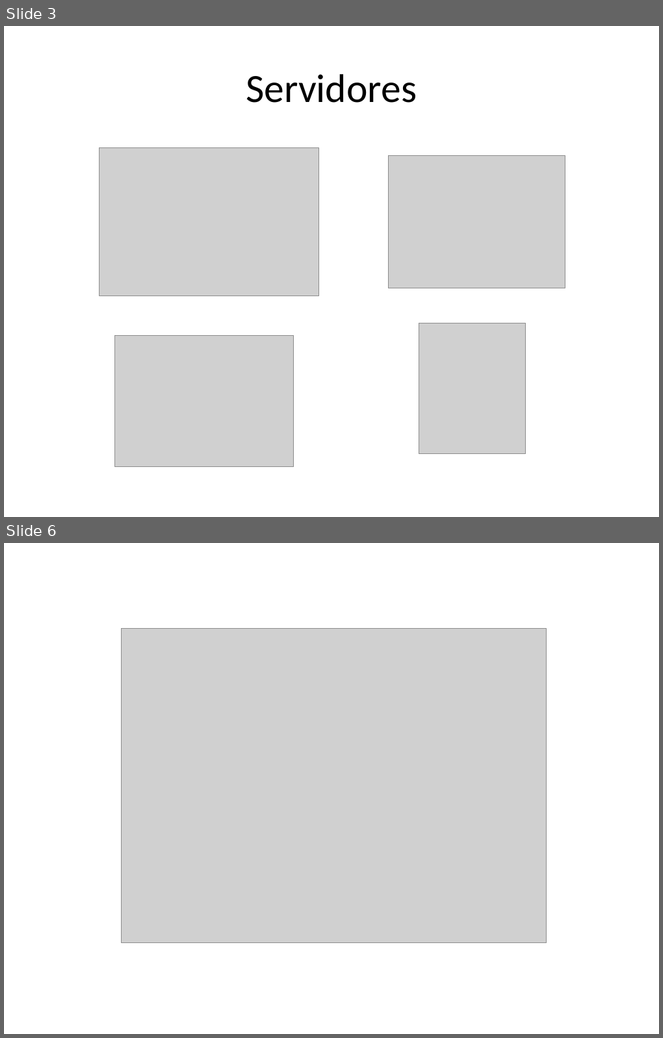
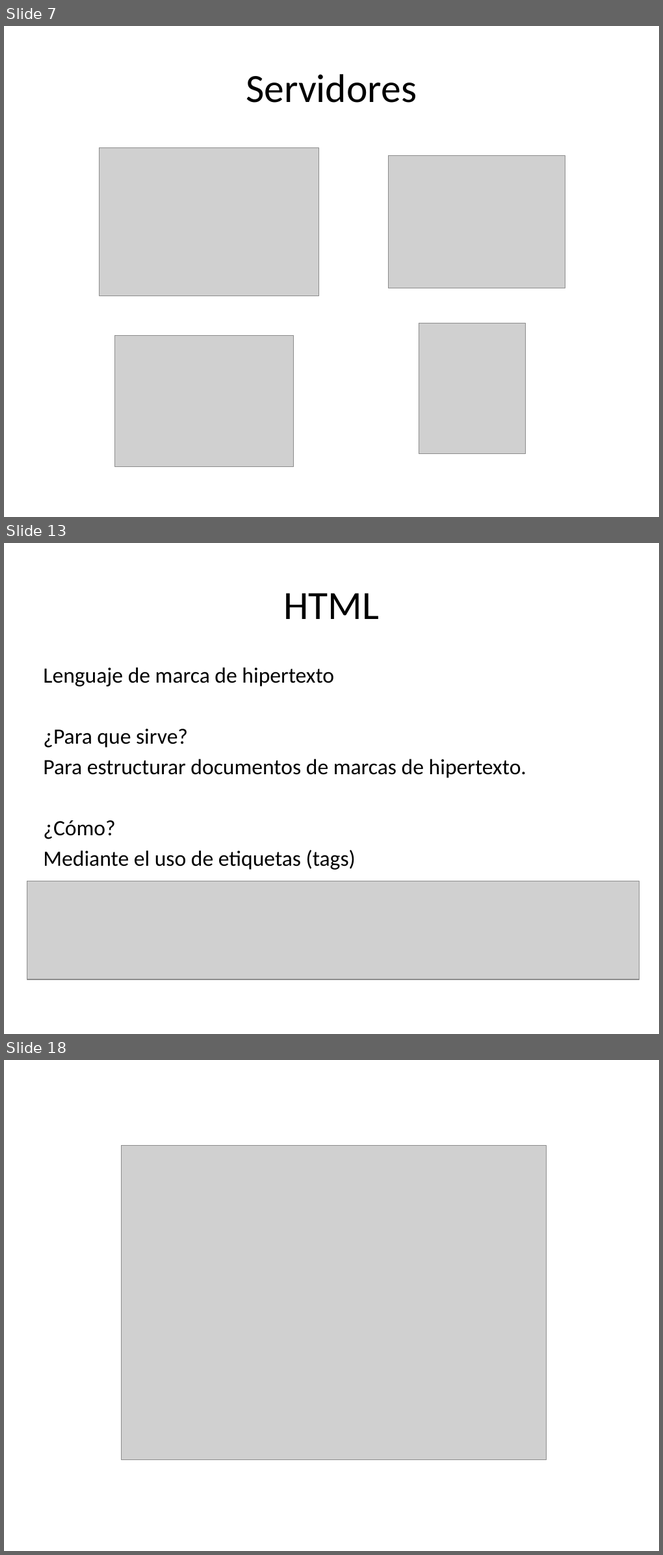
Before and after one commit to ceta-project/materiales, a slide deck: Ceta-02-CS-Http.pptx. Shown one above the other, each under a label of ours: slides 3 and 6 before the commit, slides 7, 13 and 18 after it; the slides between them are not shown. The pictures are 663x1038 and 663x1555 pixels, drawn with LibreOffice and Linux fonts; fonts in the diff are those of the drawing; grey boxes stand for pictures. Boxes give left, top, right and bottom in pixels: in the first picture for what was removed or moved away, otherwise in the second. Text is boxed around its words. In the diff, an @@ line names an element or a change of style, - is before the commit and + after.

Commit message:
IP-CS-HTTP-HTML

```diff
--- a/Ceta-02-CS-Http.pptx
+++ b/Ceta-02-CS-Http.pptx
@@ slide 13 added at <box>4,543,659,1034</box>, background #FFFFFF @@
@@ title added at <box>284,593,379,619</box>, 44 pt, text #000000 @@
+HTML
@@ text added at <box>43,667,527,870</box>, 24 pt, text #000000 @@
+Lenguaje de marca de hipertexto
+¿Para que sirve?
+Para estructurar documentos de marcas de hipertexto.
+¿Cómo?
+Mediante el uso de etiquetas (tags)
@@ picture added at <box>27,882,640,980</box> @@
@@ what was slide 3 is now slide 7 @@
@@ what was slide 6 is now slide 18 @@
```
Also in this commit, not shown: 2 slides changed, 12 other slides added, 1 slide removed, 3 other files.
